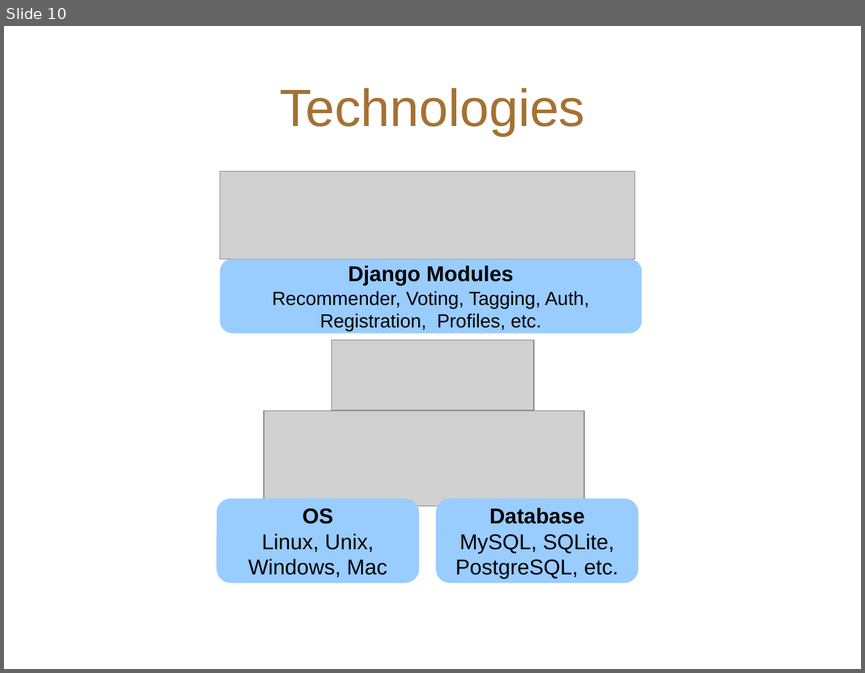
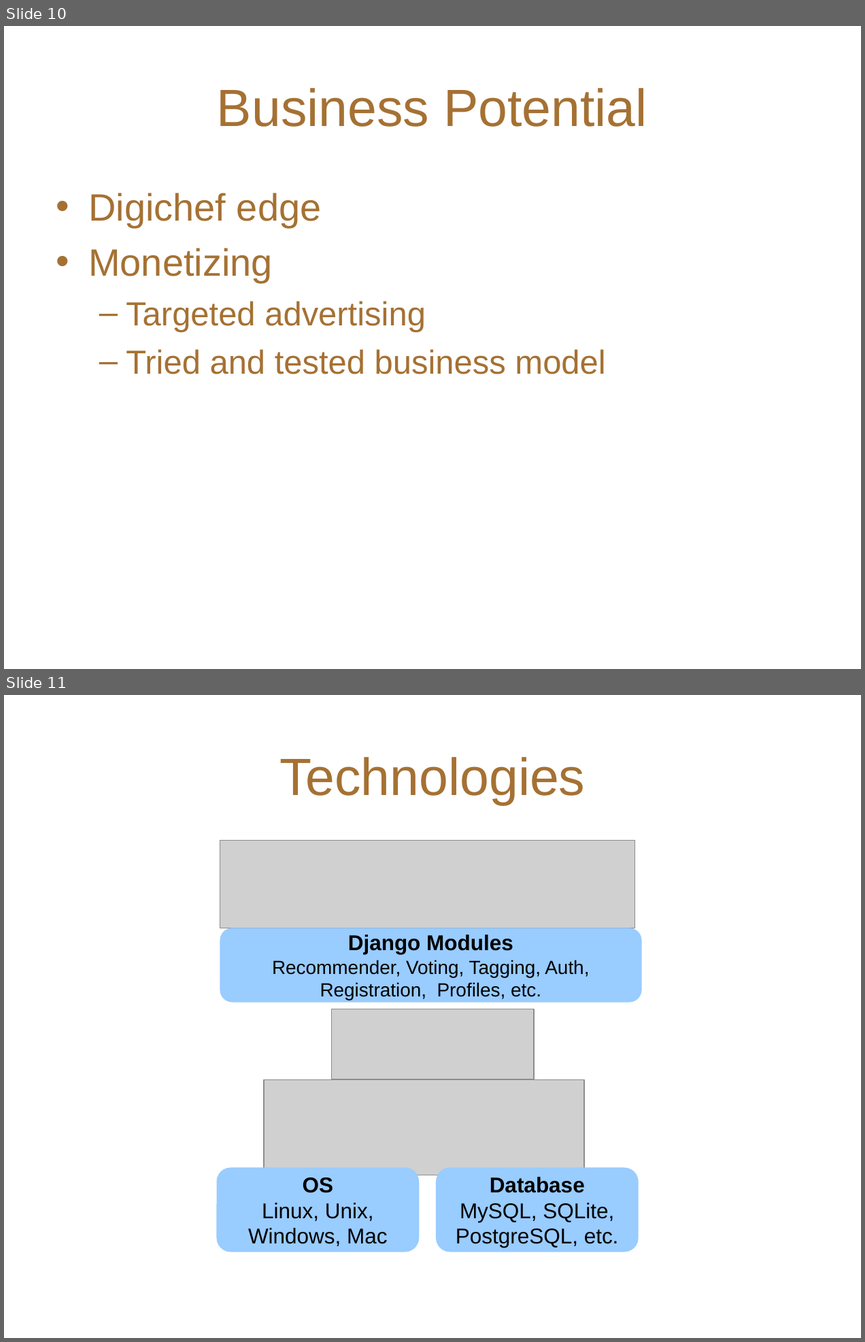
Before and after one commit to NabeelaMSIT/digichef, a slide deck: digichef/presentation/pres.ppt. Shown one above the other, each under a label of ours: slide 10 before the commit, slides 10 and 11 after it. The pictures are 865x673 and 865x1342 pixels, drawn with LibreOffice and Linux fonts; fonts in the diff are those of the drawing; grey boxes stand for pictures; background and template pictures are left out. Boxes give left, top, right and bottom in pixels: in the first picture for what was removed or moved away, otherwise in the second. Text is boxed around its words. In the diff, an @@ line names an element or a change of style, - is before the commit and + after.

```diff
--- a/digichef/presentation/pres.ppt
+++ b/digichef/presentation/pres.ppt
@@ slide 10 added at [4, 26, 861, 669], background picture (left out) @@
@@ title added at [217, 88, 647, 127], 44 pt, text #A57133 @@
+Business Potential
@@ text added at [88, 193, 605, 374], 28 pt, text #A57133 @@
+• Digichef edge
+• Monetizing
+  – Targeted advertising
+  – Tried and tested business model
@@ what was slide 10 is now slide 11 @@
```
Also in this commit, not shown: 5 slides changed.
